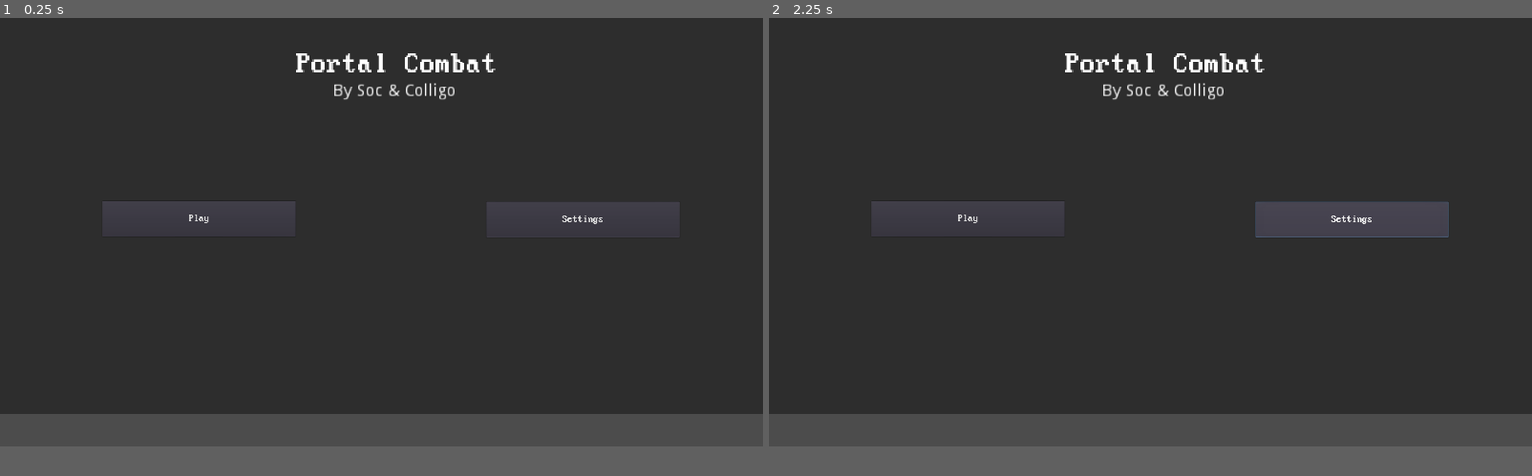
Above: before the commit, frames 1-2 (left to right).
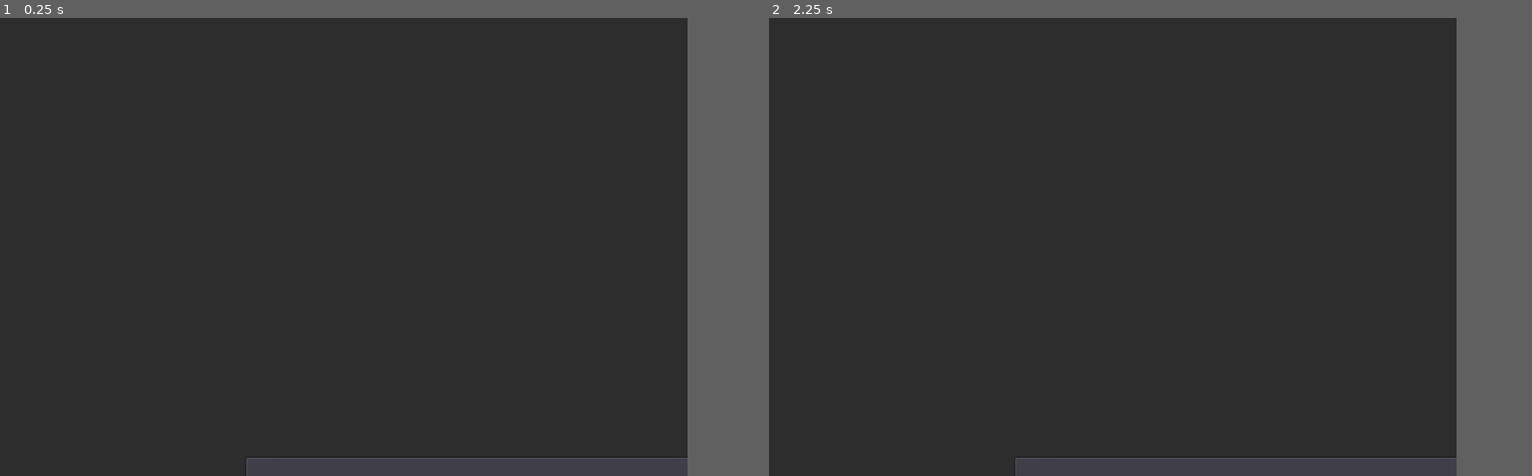
Above: after the commit, the same moments.

Repository: Socerest2/portal-combat
Game: Godot game, scene res://MainMenu.tscn
Same seed, same stepped clock (60 frames per second), same inputs: the game is played once before the commit and once after it.
Inputs (mouse positions are in pixels of both pictures, inside the frame that each line leads up to):
- Up to frame 1 (0.25 s): no input
- Up to frame 2 (2.25 s): click (967, 219) at 0.5 s, where only the run before the commit has a clickable "Play"; click (967, 219) at 1.25 s, where only the run before the commit has a clickable "Play"; click (1348, 219) at 2 s, where only the run before the commit has a clickable "Settings"
In our replay, the window is 799x449 before the commit and 720x480 after it. These sizes can differ from the game's own. Grey fills any space a smaller window leaves; there, only what the larger window draws over its background counts as a difference.

The runs differ from the first frame. In frame 1, 11% of the frame differs, in the area x 0-100%, y 7-100%; in frame 2, 13%.

Commit message:
Update project.godot

Diff:
--- a/project.godot
+++ b/project.godot
@@ -21,11 +21,9 @@
 
 [display]
 
-window/size/width=640
-window/size/height=360
-window/size/resizable=false
-window/size/test_width=1920
-window/size/test_height=1080
+window/size/width=720
+window/size/height=480
+window/stretch/aspect="expand"
 
 [importer_defaults]
 
